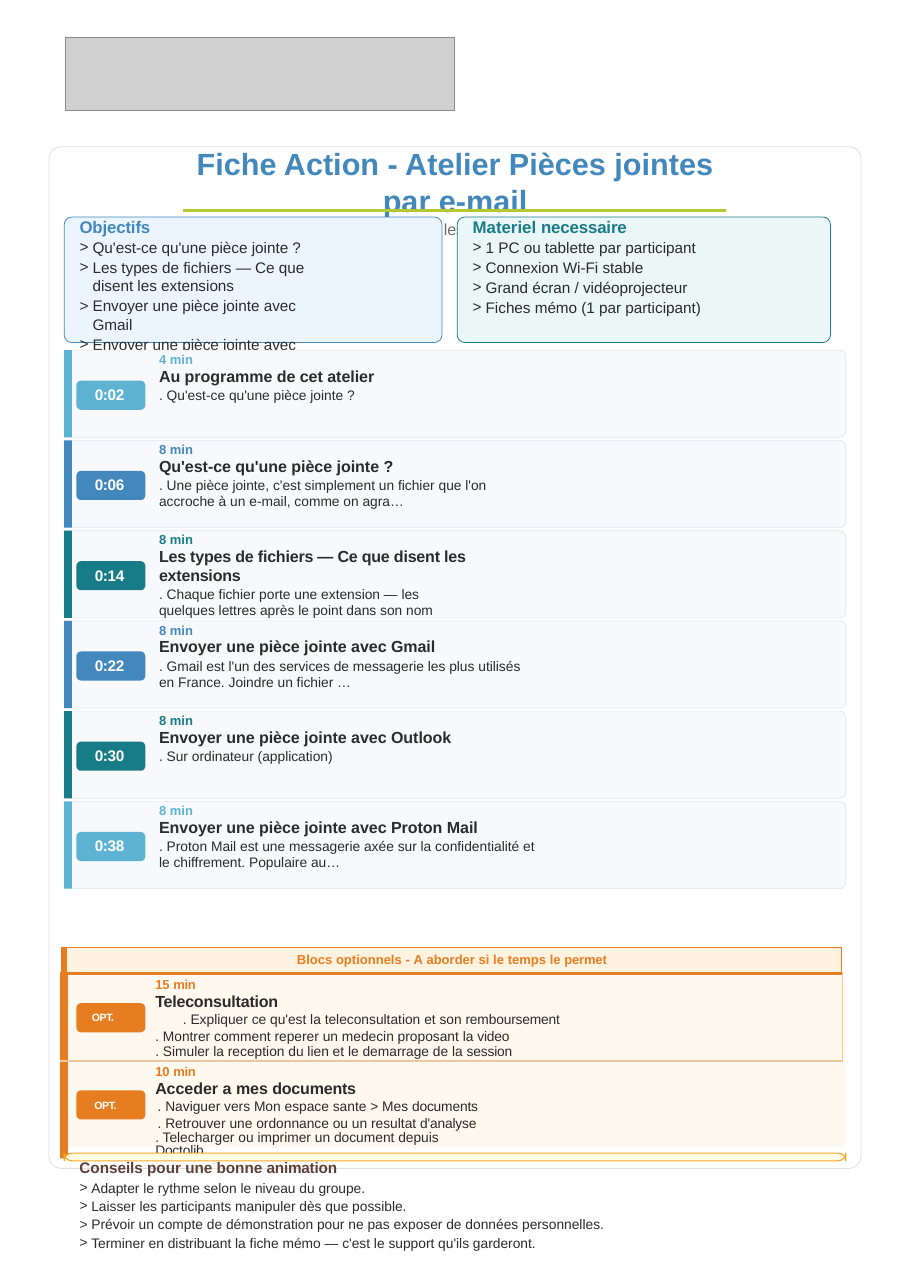
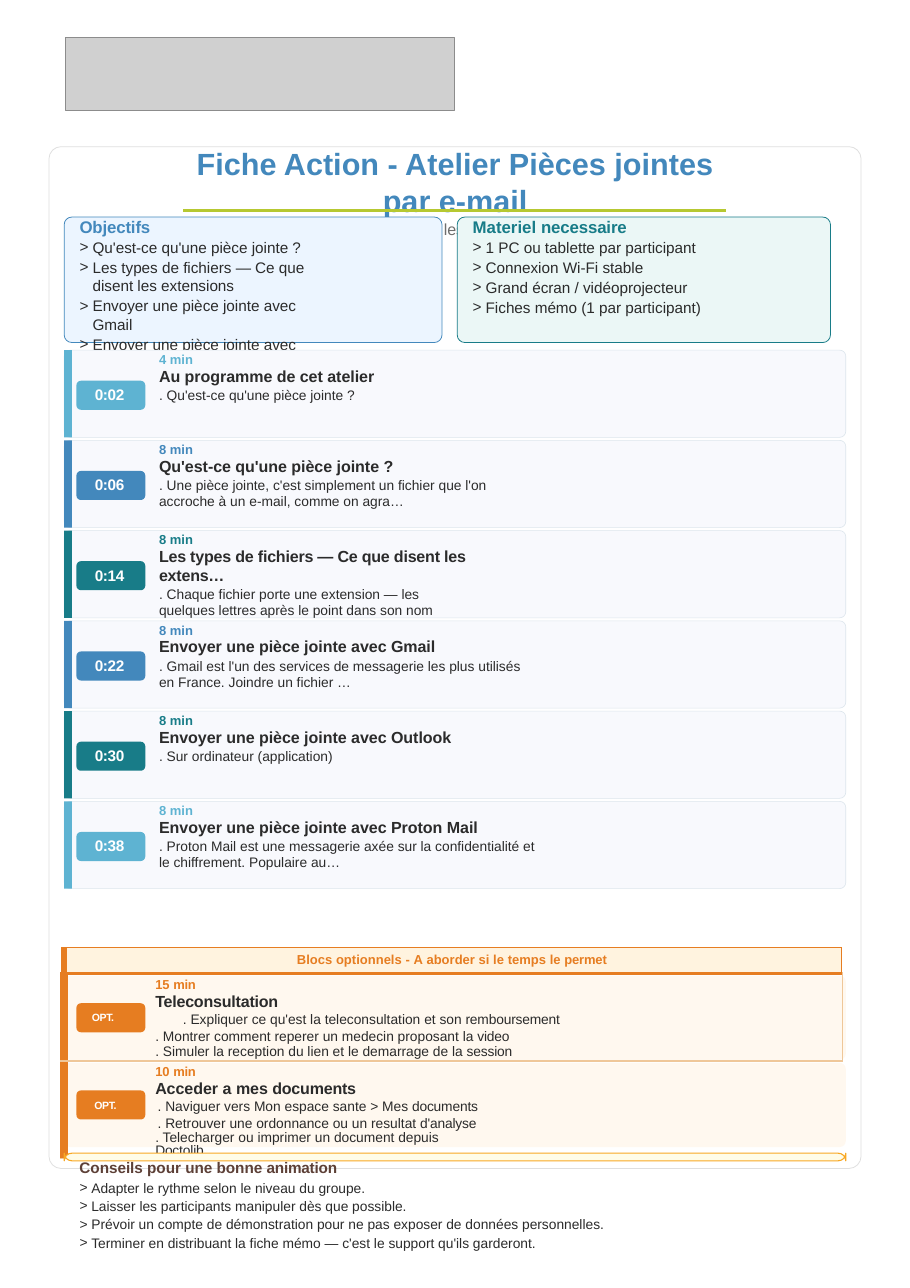
Before and after one commit to maswaddpt47-cmyk/REP_PEDA, a slide deck: slide 1 of assets/fiches/B2-fiche.pptx. Drawn at 910x1288 pixels with LibreOffice and Linux fonts; fonts in the diff are those of the drawing; grey boxes stand for pictures; background and template pictures are left out. Boxes give left, top, right and bottom in pixels: in the first picture for what was removed or moved away, otherwise in the second. Text is boxed around its words. In the diff, an @@ line names an element or a change of style, - is before the commit and + after.

```diff
--- a/assets/fiches/B2-fiche.pptx
+++ b/assets/fiches/B2-fiche.pptx
@@ text at [159,550,466,581]: text changed @@
-Les types de fichiers — Ce que disent les extensions
+Les types de fichiers — Ce que disent les extens…
```
Also in this commit, not shown: 20 other files.
